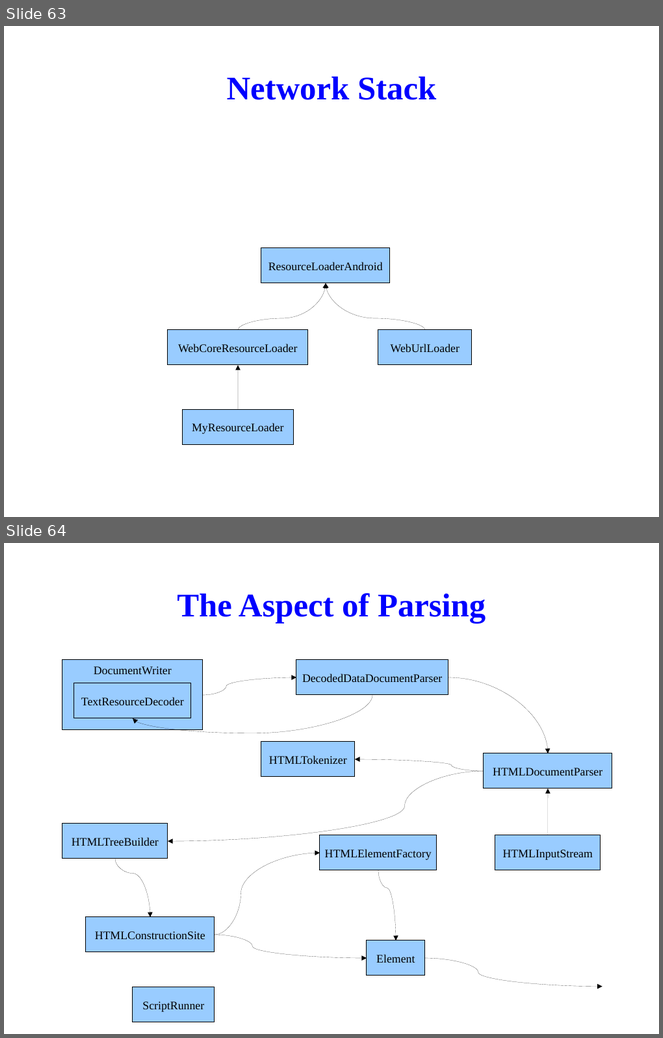
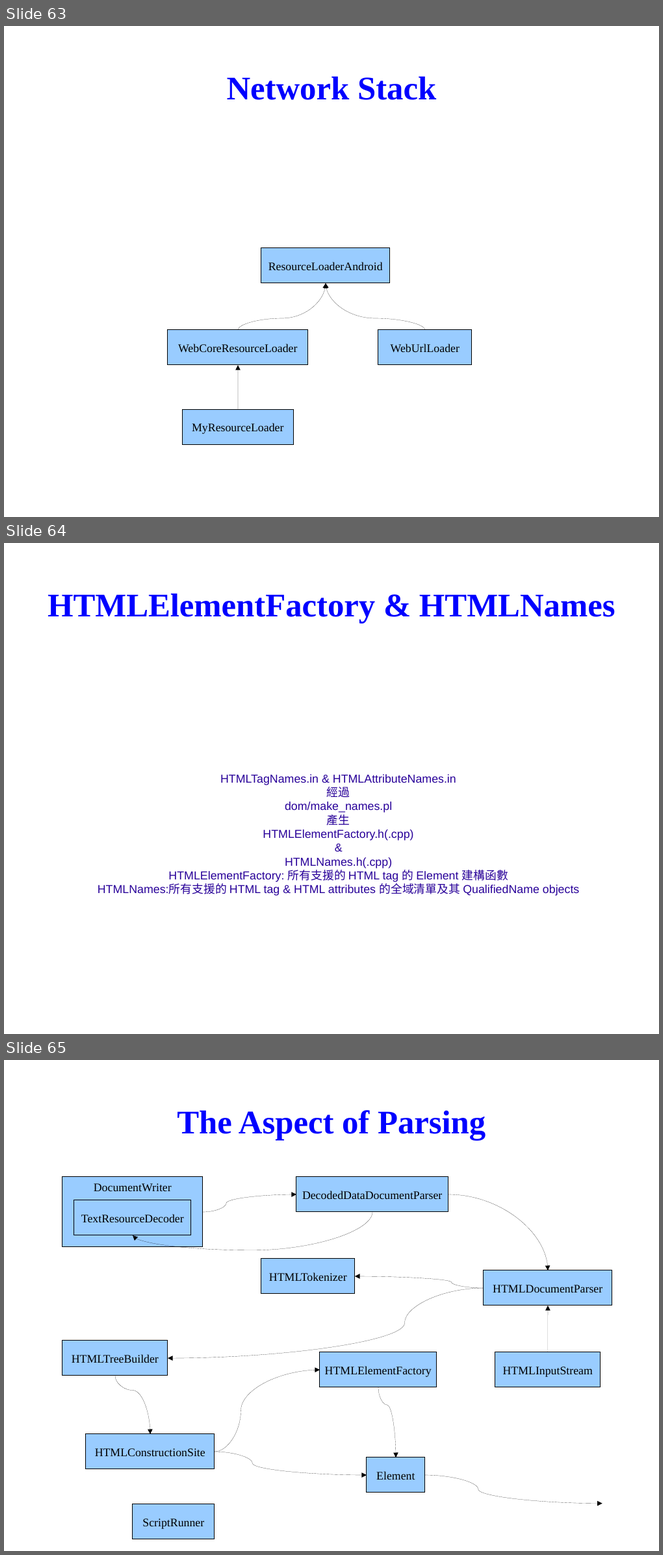
Before and after one commit to tsaicw/browser_research, a slide deck: WebKit/WebKit.odp. Shown one above the other, each under a label of ours: slides 63 and 64 before the commit, slides 63, 64 and 65 after it. The pictures are 663x1038 and 663x1555 pixels, drawn with LibreOffice and Linux fonts; fonts in the diff are those of the drawing; background and template pictures are left out. Boxes give left, top, right and bottom in pixels: in the first picture for what was removed or moved away, otherwise in the second. Text is boxed around its words. In the diff, an @@ line names an element or a change of style, - is before the commit and + after.

Commit message:
[WebKit]   Create the "HTMLElementFactory & HTMLNames" page.   Modify the TextResourceDecoder and TextCodec pages.

```diff
--- a/WebKit/WebKit.odp
+++ b/WebKit/WebKit.odp
@@ slide 64 added at (4, 543, 659, 1034), background picture (left out) @@
@@ title added at (48, 593, 616, 623), 40 pt, text #0000FF, bold @@
+HTMLElementFactory & HTMLNames
@@ subtitle added at (98, 774, 579, 896), 14 pt, text #280099 @@
+HTMLTagNames.in & HTMLAttributeNames.in
+經過
+dom/make_names.pl
+產生
+HTMLElementFactory.h(.cpp)
+&
+HTMLNames.h(.cpp)
+HTMLElementFactory: 所有支援的 HTML tag 的 Element 建構函數
+HTMLNames:所有支援的 HTML tag & HTML attributes 的全域清單及其 QualifiedName objects
@@ what was slide 64 is now slide 65 @@
```
Also in this commit, not shown: 4 slides changed, 2 other slides added, 2 slides removed.
